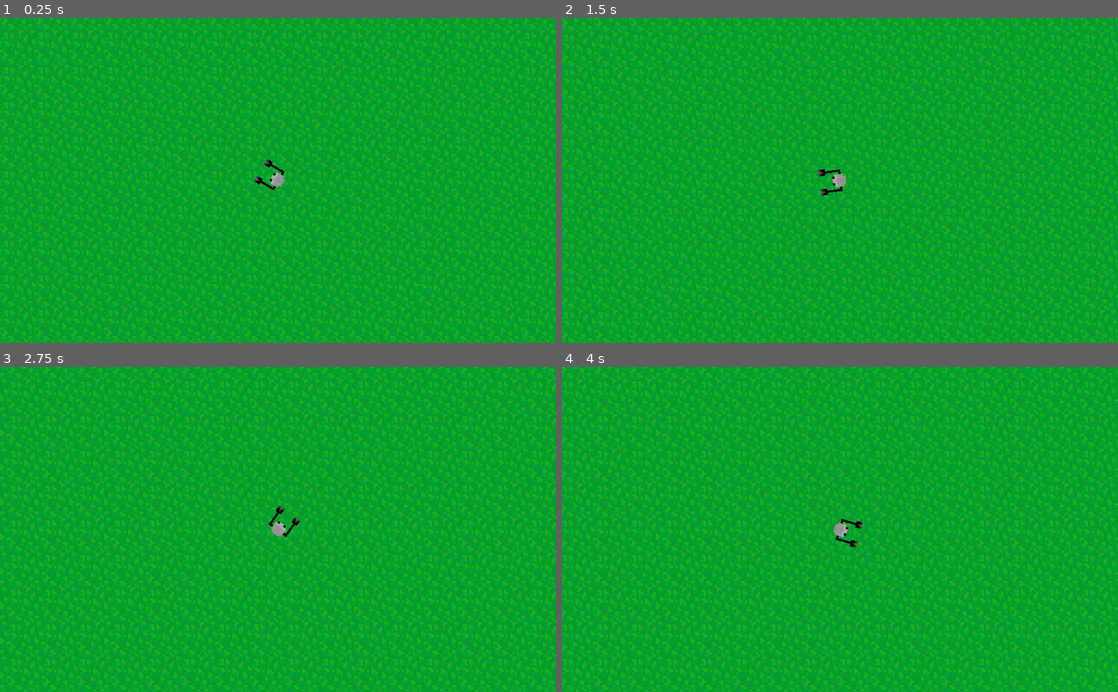
Above: before the commit, frames 1-4 (two rows, left to right).
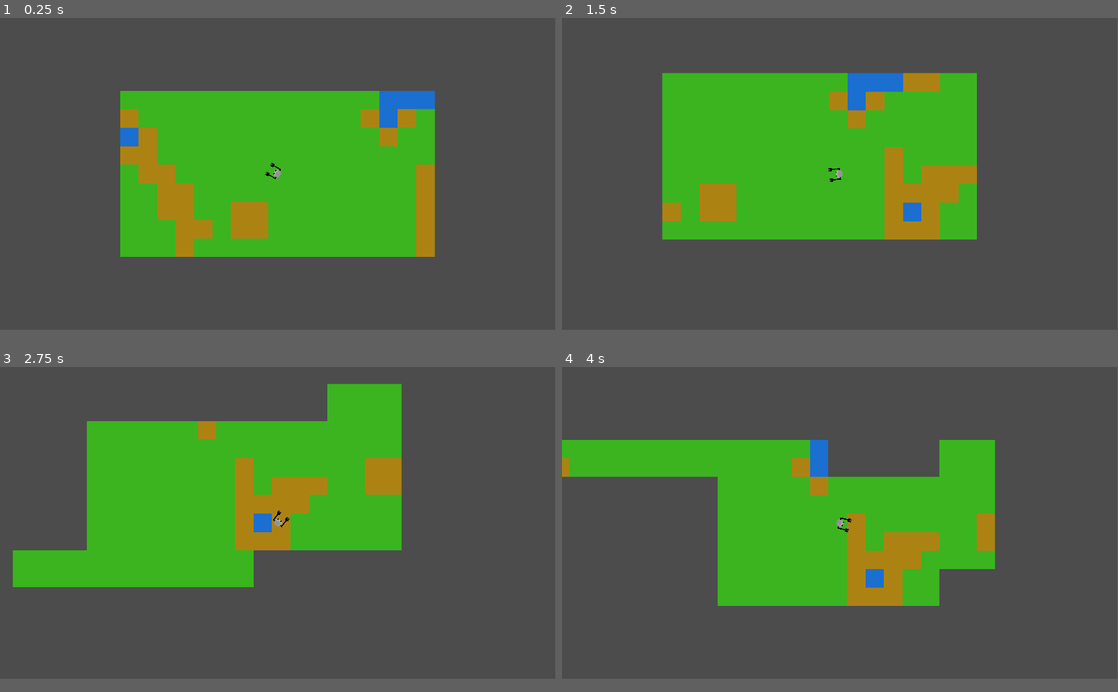
Above: after the commit, the same moments.

Repository: Sivarjuen/ProjectOmega
Game: Godot game, scene res://main.tscn
The game is run twice, just before and just after one commit, with the same random seed, the same clock (stepped at 60 frames per second) and the same inputs.
Inputs (mouse positions are in pixels of both pictures, inside the frame that each line leads up to):
- Up to frame 1 (0.25 s): no input
- Up to frame 2 (1.5 s): tap Enter at 0.5 s; move the mouse to (962, 164) at 0.52 s; hold D (move_right) 0.53-1.28 s; hold Shift (sprint) 0.53-1.28 s; click (962, 164) at 0.67 s; move the mouse to (728, 196) at 1.27 s; hold S (move_down) from 1.28 s (still down); tap Shift (sprint) at 1.35 s
- Up to frame 3 (2.75 s): move the mouse to (333, 458) at 2.02 s; release S (move_down) at 2.03 s; hold D (move_right) from 2.03 s (still down); hold Shift (sprint) from 2.03 s (still down)
- Up to frame 4 (4 s): move the mouse to (812, 594) at 2.77 s; release D (move_right) at 2.78 s; release Shift (sprint) at 2.78 s; hold W (move_up) 2.78-3.53 s; tap Shift (sprint) at 2.85 s; click (812, 594) at 2.92 s; move the mouse to (1006, 578) at 3.52 s; hold A (move_left) from 3.53 s (still down); hold Shift (sprint) from 3.53 s (still down)
In our replay, the window is 800x468 before the commit and 799x449 after it. These sizes can differ from the game's own. Grey fills any space a smaller window leaves; there, only what the larger window draws over its background counts as a difference.

The runs differ from the first frame. In frame 1, 96% of the frame differs, in the area x 0-100%, y 0-100%; in frame 2, 96%; in frame 3, 97%; in frame 4, 97%.

Commit message:
Beginnings of OpenSimplex/Perlin Noise terrain generation

Diff:
--- a/main.tscn
+++ b/main.tscn
@@ -1,13 +1,20 @@
-[gd_scene load_steps=3 format=2]
+[gd_scene load_steps=4 format=2]
 
 [ext_resource path="res://sprites/terrain/terrain-tile-set.tres" type="TileSet" id=1]
 [ext_resource path="res://objects/player/player.tscn" type="PackedScene" id=2]
+[ext_resource path="res://noisetiletest.gd" type="Script" id=3]
 
 [node name="root" type="Node2D"]
+
+[node name="test" type="Node2D" parent="."]
+
+[node name="noisetiletest" type="Node2D" parent="test"]
+script = ExtResource( 3 )
 
 [node name="Map" type="Node2D" parent="."]
 
 [node name="TerrainTileMap" type="TileMap" parent="Map"]
+visible = false
 tile_set = ExtResource( 1 )
 cell_size = Vector2( 16, 16 )
 cell_custom_transform = Transform2D( 16, 0, 0, 16, 0, 0 )
@@ -15,4 +22,4 @@
 tile_data = PoolIntArray( 0, 0, 0, 1, 0, 0, 2, 0, 0, 3, 0, 0, 4, 0, 0, 5, 0, 0, 6, 0, 0, 7, 0, 0, 8, 0, 0, 9, 0, 0, 10, …(35033 unchanged characters)…
 
 [node name="player" parent="." instance=ExtResource( 2 )]
-position = Vector2( 155.357, 133.16 )
+position = Vector2( 0.254944, -0.0560608 )
--- /dev/null
+++ b/noisetiletest.gd
@@ -0,0 +1,112 @@
+extends Node2D
+
+var scl = 4
+var size = 16
+const TILE_SCENE = preload("res://test/Tile.tscn")
+onready var player = get_node("../../player")
+var world_size = Vector2(8, 4) # use 20, 12
+var terrain = {}
+var tiles = []
+var current_pos
+
+var noise = OpenSimplexNoise.new()
+
+func getTerrain(x):
+	if x < 0.1:
+		return terrain[OCEAN]
+	elif x < 0.3:
+		return terrain[WATER]
+	elif x < 0.4:
+		return terrain[SAND]
+	elif x < 0.85:
+		return terrain[GRASS]
+	else:
+		return terrain[FOREST]
+
+func _ready():
+	init_terrain()
+	noise.seed = randi()
+	noise.lacunarity = 2.0 # difference in period between octaves
+	noise.octaves = 4 # number of passes (noise layers) sampled to get fractal noise (Max 9)
+	noise.period = 18.0 # lower period = higher-frequency noise (more change across same distance)
+	noise.persistence = 0.4 # contribution factor of subsequent octaves
+	for i in range(-world_size.x, world_size.x+1):
+		var current_column = []
+		for j in range(-world_size.y, world_size.y+1):
+			current_column.append(createTile(i, j))
+		tiles.append(current_column)
+	current_pos = Vector2(int(player.get_position().x), int(player.get_position().y))
+
+func _process(_delta):
+	var pos = Vector2(int(player.get_position().x), int(player.get_position().y))
+	if pos.x > current_pos.x + size: # Moving right
+		current_pos.x = pos.x
+
+		for t in tiles.pop_front():
+			t.queue_free()
+
+		var new_tiles = []
+		var new_x = tiles.back()[0].position.x/size + 1
+		for j in range(-world_size.y, world_size.y + 1):
+			new_tiles.append(createTile(new_x, j))
+
+		tiles.append(new_tiles)
+	if pos.x < current_pos.x - size: # Moving left
+		current_pos.x = pos.x
+
+		for t in tiles.pop_back():
+			t.queue_free()
+
+		var new_tiles = []
+		var new_x = tiles.front()[0].position.x/size - 1
+		for j in range(-world_size.y, world_size.y + 1):
+			new_tiles.append(createTile(new_x, j))
+
+		tiles.push_front(new_tiles)
+	if pos.y > current_pos.y + size: # Moving down
+		current_pos.y = pos.y
+
+		for c in tiles:
+			c.pop_front().queue_free()
+
+		var new_tiles = []
+		var new_y = tiles[0].back().position.y/size + 1
+		for i in range(-world_size.x, world_size.x + 1):
+			new_tiles.append(createTile(i, new_y))
+
+		for j in range(new_tiles.size()):
+			tiles[j].push_back(new_tiles[j])
+	if pos.y < current_pos.y - size: # Moving up
+		current_pos.y = pos.y
+
+		for c in tiles:
+			c.pop_back().queue_free()
+
+		var new_tiles = []
+		var new_y = tiles[0].front().position.y/size - 1
+		for i in range(-world_size.x, world_size.x + 1):
+			new_tiles.append(createTile(i, new_y))
+
+		for j in range(new_tiles.size()):
+			tiles[j].push_front(new_tiles[j])
+
+func createTile(x, y):
+	var noise_value = noise.get_noise_2d(x*scl, y*scl)
+	var remapped_noise_value = remap_range(noise_value, -1.0, 1.0, 0.0, 1.0)
+	var t = TILE_SCENE.instance()
+	add_child(t)
+	t.set_position(Vector2(x * size, y * size))
+	t.set_color(getTerrain(remapped_noise_value))
+	return t
+
+func remap_range(input, minInput, maxInput, minOutput, maxOutput):
+	return(input - minInput) / (maxInput - minInput) * (maxOutput - minOutput) + minOutput
+
+enum {GRASS, FOREST, SAND, WATER, OCEAN}
+
+func init_terrain():
+	terrain[GRASS] = Color(60.0/255, 181.0/255, 33.0/255)
+	terrain[FOREST] = Color(13.0/255, 110.0/255, 26.0/255)
+	terrain[SAND] = Color(173.0/255, 132.0/255, 19.0/255)
+	terrain[WATER] = Color(27.0/255, 112.0/255, 209.0/255)
+	terrain[OCEAN] = Color(10.0/255, 58.0/255, 112.0/255)
--- a/objects/player/Camera2D.gd
+++ b/objects/player/Camera2D.gd
@@ -8,7 +8,7 @@
 
 func _ready():
 	current_zoom = zoom.x
-	max_zoom = 0.60
+	max_zoom = 0.40 # temp - normal is 0.60
 	min_zoom = zoom.x * 0.40
 
 func _input(event):
@@ -17,6 +17,9 @@
 			zoom_in()
 		if event.button_index == BUTTON_WHEEL_DOWN:
 			zoom_out()
+	elif event is InputEventKey:
+		if event.is_action_pressed("ui_cancel"):
+			get_tree().quit()
 
 func zoom_in():
 	var target_zoom = current_zoom * zoom_delta
--- a/project.godot
+++ b/project.godot
@@ -18,6 +18,15 @@
 config/name="Project-omega"
 run/main_scene="res://main.tscn"
 config/icon="res://icon.png"
+
+[display]
+
+window/size/width=1920
+window/size/height=1080
+window/size/resizable=false
+window/size/fullscreen=true
+window/vsync/use_vsync=false
+window/stretch/aspect="keep"
 
 [input]
 
--- /dev/null
+++ b/test/Tile.tscn
@@ -0,0 +1,5 @@
+[gd_scene format=2]
+
+[node name="tile" type="Polygon2D"]
+color = Color( 0.952941, 0.952941, 0.952941, 1 )
+polygon = PoolVector2Array( -8, -8, 8, -8, 8, 8, -8, 8 )
